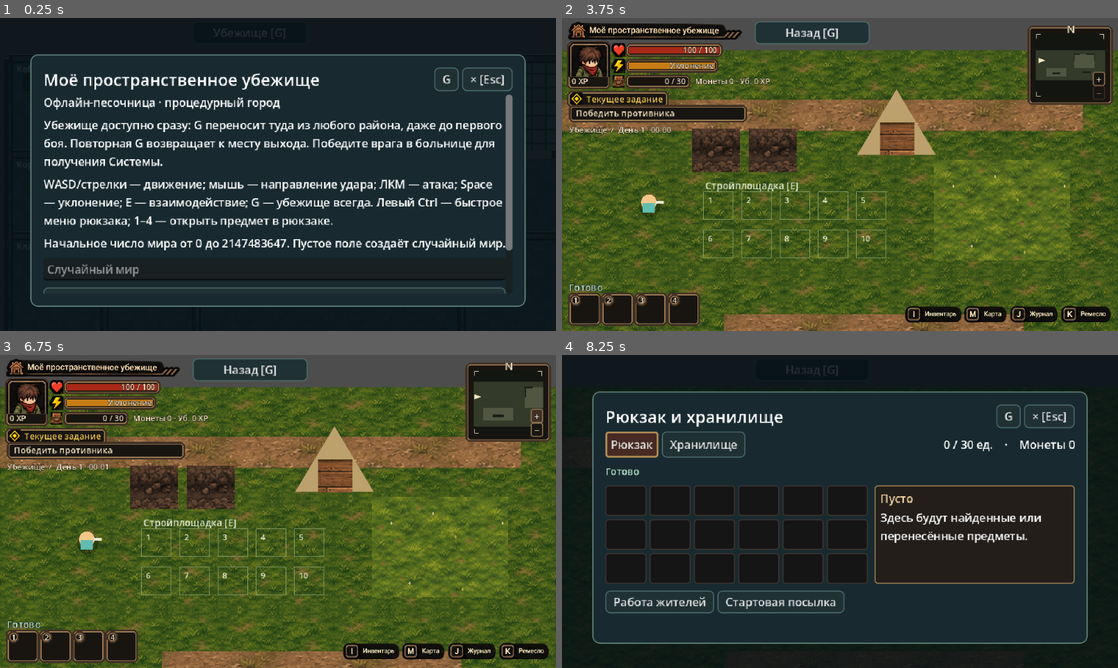
Above: before the commit, frames 1-4 (two rows, left to right).
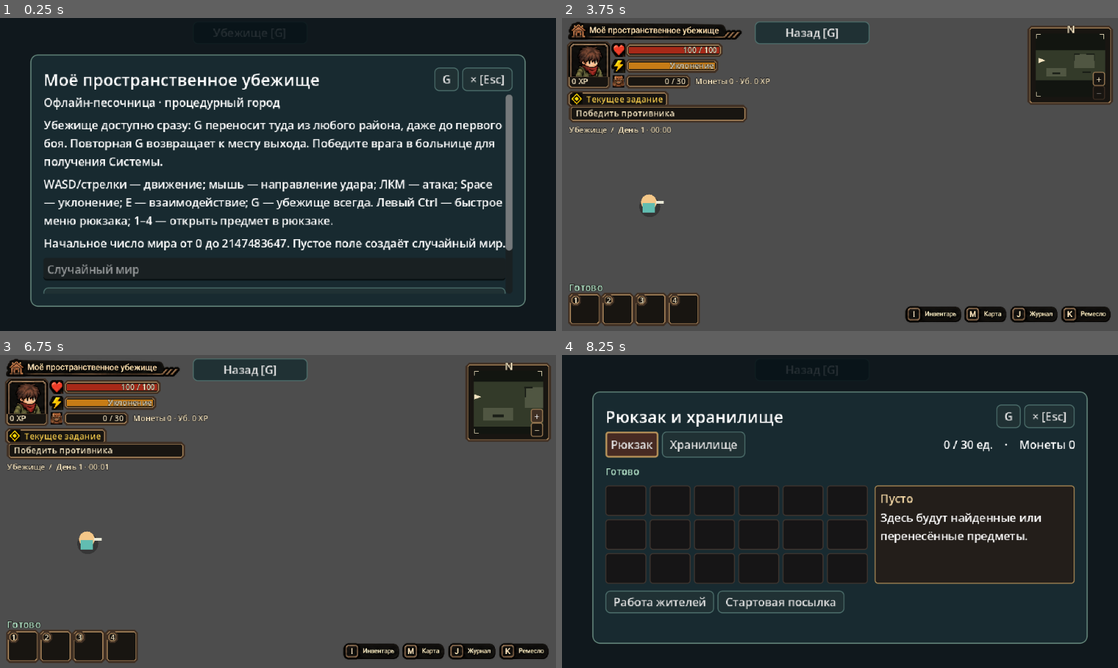
Above: after the commit, the same moments.

Repository: AndreyCokol/My_shelter
Game: Godot game, scene res://game/scenes/main/playable.tscn
The game is run twice, just before and just after one commit, with the same random seed, the same clock (stepped at 60 frames per second) and the same inputs.
Inputs (mouse positions are in pixels of both pictures, inside the frame that each line leads up to):
- Up to frame 1 (0.25 s): no input
- Up to frame 2 (3.75 s): click (834, 268) at 0.52 s; type "12" at 0.6 s; click "Начать игру" at 1.25 s; click "Начать игру" at 2 s; click "Убежище [G]" at 2.75 s; click "G" at 3.5 s
- Up to frame 3 (6.75 s): click (505, 401) at 4.25 s; click "Назад [G]" at 5 s; click "× [Esc]" at 5.75 s; click "+" at 6.5 s
- Up to frame 4 (8.25 s): click "−" at 7.25 s; click (934, 652) at 8 s

The runs differ from the first frame. In frame 2, 77% of the frame differs, in the area x 0-100%, y 10-100%; in frame 3, 77%; in frame 4, less than 0.1%.
Error after the commit: Parse Error: Cannot infer the type of "cold" variable because the value doesn't have a set type. (res://game/scenes/worlds/world_art.gd:75)

Commit message:
feat(A5): deterministic warm/cold decals across procedural scenes

Diff:
--- a/game/scenes/worlds/world_art.gd
+++ b/game/scenes/worlds/world_art.gd
@@ -59,6 +59,64 @@
 
 	if layout.has("rooms"):
 		room_ground(canvas, kind, layout.rooms, variant)
+
+# A5 first implementation pass. Nonblocking environmental decals are
+# deterministic for the same saved layout and never alter collision/portals.
+static func atmosphere(canvas: CanvasItem, kind: String, layout: Dictionary) -> void:
+	var identity := str(layout.get("segment", "")) + ":" + str(layout.get("label", "")) + ":" + kind
+	var rng := RandomNumberGenerator.new()
+	rng.seed = int(abs(identity.hash())) + 1
+	if layout.has("floor_plan"):
+		var plan: Dictionary = layout.floor_plan
+		for room in plan.rooms.values():
+			var inside: Rect2 = room.rect.grow(-12)
+			if inside.size.x < 25 or inside.size.y < 25:
+				continue
+			var cold := plan.kind == "hospital"
+			var stain := Color(0.11, 0.18, 0.21, 0.32) if cold else Color(0.24, 0.18, 0.12, 0.28)
+			for i in range(4):
+				var point := Vector2(rng.randf_range(inside.position.x, inside.end.x),
+					rng.randf_range(inside.position.y, inside.end.y))
+				canvas.draw_line(point,
+					point + Vector2(float(rng.randi_range(5, 17)), rng.randf_range(-3.0, 3.0)),
+					stain, 1)
+			if cold and room.kind in ["lab", "surgery", "recovery", "ward"]:
+				var corner := Vector2(inside.position.x + 5, inside.end.y - 6)
+				canvas.draw_rect(Rect2(corner, Vector2(17, 2)), Color(0.33, 0.56, 0.58, 0.34))
+			elif not cold and room.kind in ["living", "bedroom", "studio"]:
+				var corner := inside.position + Vector2(7, 12)
+				canvas.draw_rect(Rect2(corner, Vector2(minf(37, inside.size.x - 9), 3)),
+					Color(0.43, 0.28, 0.19, 0.35))
+		return
+	if layout.has("roadways"):
+		for road in layout.roadways:
+			var pavement: Rect2 = road.grow(-24)
+			if pavement.size.x < 30 or pavement.size.y < 30:
+				continue
+			for i in range(12):
+				var point := Vector2(rng.randf_range(pavement.position.x, pavement.end.x),
+					rng.randf_range(pavement.position.y, pavement.end.y))
+				if i % 3 == 0:
+					canvas.draw_circle(point, rng.randf_range(5.0, 11.0),
+						Color(0.10, 0.18, 0.21, 0.39))
+					canvas.draw_line(point + Vector2(-4, 1), point + Vector2(4, 1),
+						Color(0.53, 0.65, 0.69, 0.23), 1)
+				else:
+					canvas.draw_line(point,
+						point + Vector2(float(rng.randi_range(5, 16)), float(rng.randi_range(-5, 5))),
+						Color(0.20, 0.22, 0.21, 0.52), 1)
+		return
+	if kind == "shelter":
+		var bounds: Rect2 = layout.get("bounds", Rect2(20, 85, 600, 260))
+		var inner := bounds.grow(-18)
+		for i in range(55):
+			var point := Vector2(rng.randf_range(inner.position.x, inner.end.x),
+				rng.randf_range(inner.position.y, inner.end.y))
+			var flower := Color(0.96, 0.85, 0.52, 0.57) if i % 3 == 0 else Color(0.76, 0.82, 0.62, 0.49)
+			canvas.draw_circle(point, 1.2, flower)
+			canvas.draw_line(point + Vector2(0, 1), point + Vector2(0, 3),
+				Color(0.26, 0.40, 0.23, 0.43), 1)
+
 
 static func plan_ground(canvas: CanvasItem, plan: Dictionary) -> void:
 	for room in plan.rooms.values():
